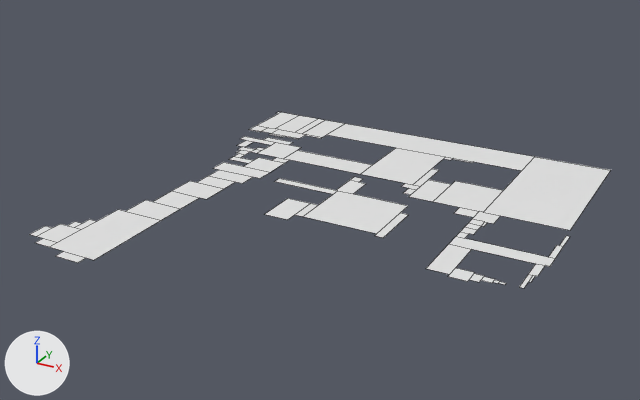
The OBJ model thehive/assets/NavMeshes/PROTOTIPO_CIUDAD.obj as it was, and as the next commit left it.
Before and after are seen from a camera (50 mm lens) standing at (396.0, -745.0, 401.0) and looking at (-82.0, 125.0, -33.0). The axes (+X, +Y, +Z) are drawn at lower left. The lights are the same throughout. Mesh edges are drawn as thin lines. Where no turn or scale is listed for an object, it has been applied to the vertices.

The older version as bpy lines, for what is in view:
```python
me_plane_plane_011 = bpy.data.meshes.new('Plane_Plane.011')
me_plane_plane_011.from_pydata(...)  # 232 vertices, 74 faces; spans x -328.0..209.0, y -136.0..407.0, z -37.0
# before: 0 (101.0, 407.0, -37.0) at pixel (534, 156), 1 (-194.0, 407.0, -37.0) at pixel (345, 123), 38 (-285.0, 246.0, -37.0) at pixel (236, 145), 44 (-271.0, 246.0, -37.0) at pixel (244, 147), 45 (-275.0, 246.0, -37.0) at pixel (242, 146)
# before: 57 (-264.0, 207.0, -37.0) at pixel (233, 156), 60 (-264.0, 284.0, -37.0) at pixel (263, 139), 61 (-264.0, 296.0, -37.0) at pixel (267, 137), 65 (-253.0, 207.0, -37.0) at pixel (240, 157), 66 (-253.0, 220.0, -37.0) at pixel (245, 154)
# before: 67 (-253.0, 233.0, -37.0) at pixel (250, 151), 68 (-253.0, 246.0, -37.0) at pixel (255, 149), 69 (-242.0, 233.0, -37.0) at pixel (256, 153), 70 (-242.0, 246.0, -37.0) at pixel (261, 150), 71 (-242.0, 254.0, -37.0) at pixel (264, 148)
# before: 72 (-242.0, 271.0, -37.0) at pixel (271, 145), 73 (-242.0, 284.0, -37.0) at pixel (275, 142), 79 (-232.0, 207.0, -37.0) at pixel (253, 160), 86 (-221.0, 284.0, -37.0) at pixel (288, 144), 87 (-221.0, 296.0, -37.0) at pixel (293, 142)
# before: 93 (-210.0, 220.0, -37.0) at pixel (271, 160), 94 (-210.0, 233.0, -37.0) at pixel (276, 157), 97 (-199.0, 233.0, -37.0) at pixel (283, 158), 98 (-199.0, 271.0, -37.0) at pixel (297, 150), 99 (-199.0, 284.0, -37.0) at pixel (301, 147)
# before: 101 (-194.0, 347.0, -37.0) at pixel (326, 134), 106 (-189.0, 233.0, -37.0) at pixel (290, 159), 118 (-81.0, 233.0, -37.0) at pixel (360, 174), 119 (-81.0, 271.0, -37.0) at pixel (372, 164), 120 (-81.0, 347.0, -37.0) at pixel (396, 147)
# before: 132 (-6.0, 347.0, -37.0) at pixel (445, 156), 139 (5.0, 347.0, -37.0) at pixel (453, 158), 147 (37.0, 195.0, -37.0) at pixel (432, 201), 148 (37.0, 258.0, -37.0) at pixel (451, 184), 149 (37.0, 271.0, -37.0) at pixel (455, 180)
# before: 150 (48.0, 195.0, -37.0) at pixel (441, 203), 151 (58.0, 195.0, -37.0) at pixel (449, 205), 153 (72.0, 195.0, -37.0) at pixel (459, 207), 154 (35.0, 347.0, -37.0) at pixel (473, 161), 157 (101.0, 195.0, -37.0) at pixel (483, 212)
# before: 158 (101.0, 271.0, -37.0) at pixel (503, 190), 159 (101.0, 347.0, -37.0) at pixel (521, 170), 172 (96.0, 195.0, -37.0) at pixel (479, 211), 190 (-253.0, 254.0, -37.0) at pixel (258, 147), 205 (209.0, 179.0, -37.0) at pixel (570, 236)
# before: 206 (204.0, 179.0, -37.0) at pixel (566, 235)
ob_plane_plane_011 = bpy.data.objects.new('Plane_Plane.011', me_plane_plane_011)
ob_plane_plane_011.location = (0.0, 0.0, 0.0)
```
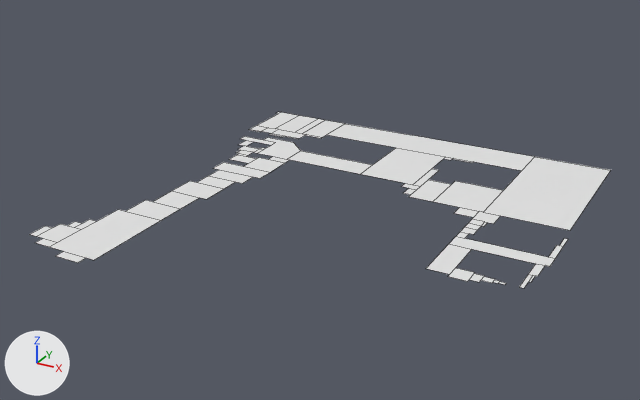
The newer file is also turned or shifted as a whole; pictures and numbers use the older file's frame.

What differs and where, as boxes (x1, y1, x2, y2) in the pictures (640 x 400 px; the box of a moved part takes in the faces that stretch with it):
part 1 of me_plane_plane_011, deleted: before (265, 177, 408, 238)
part 2 of me_plane_plane_011, moved or reshaped: before (230, 124, 570, 246); after (230, 124, 568, 246)

What the commit changed:
me_plane_plane_011 has 232 vertices, 74 faces and spans x -328.0..209.0, y -136.0..407.0, z -37.0.
me_plane_plane_011 is used by ob_plane_plane_011; location (0.0, 0.0, 0.0).
Verts and faces of me_plane_plane_011; kept vertices keep their numbers, new ones are numbered from 232.
me_plane_plane_011 part 1: the loose piece of 24 vertices spanning x -167.0..26.0, y 64.0..220.0, z -37.0 is deleted.
Part 2, on me_plane_plane_011:
Vertices deleted: 86, 98, 99, 150, 151 (with the faces that use them).
Faces deleted: (0, 1, 101, 120, 132, 139, 154, 159).
Vertices 38, 44, 45, 70 move by (0.0, 4.0, 0.0).
Vertex 57 moves to (-264.0, 215.0, -37.0), pixel (237, 154).
Vertex 79 moves to (-232.0, 215.0, -37.0), pixel (256, 158).
Vertex 65 moves to (-249.0, 215.0, -37.0), pixel (246, 156).
Vertex 66 moves to (-249.0, 220.0, -37.0), pixel (248, 155).
Vertex 67 moves to (-249.0, 233.0, -37.0), pixel (253, 152).
Vertex 68 moves to (-249.0, 250.0, -37.0), pixel (259, 148).
Vertex 71 moves to (-242.0, 255.0, -37.0), pixel (265, 148).
Vertex 93 moves to (-216.0, 220.0, -37.0), pixel (268, 159).
Vertex 94 moves to (-216.0, 233.0, -37.0), pixel (272, 156).
Vertex 97 moves to (-194.0, 233.0, -37.0), pixel (286, 159).
Vertex 190 moves to (-249.0, 255.0, -37.0), pixel (261, 147).
Vertex 205 moves to (209.0, 171.0, -37.0), pixel (568, 239).
Vertex 206 moves to (204.0, 171.0, -37.0), pixel (564, 238).
New vertex 232 is at (-194.0, 271.0, -37.0), pixel (300, 150).
New vertex 233 is at (-81.0, 407.0, -37.0), pixel (412, 135).
New faces: (147, 153, 172, 157, 158, 149, 148), (0, 233, 1, 101, 120, 132, 139, 154, 159), (97, 106, 118, 119, 232), (60, 73, 72, 71, 70, 69, 94, 97, 232, 87, 61).
